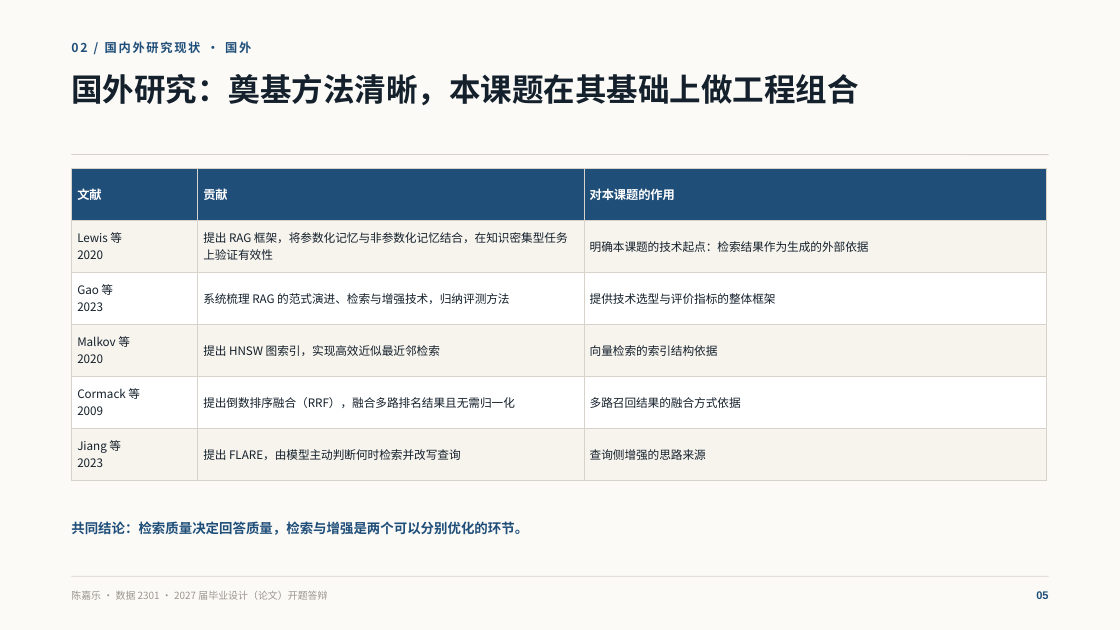
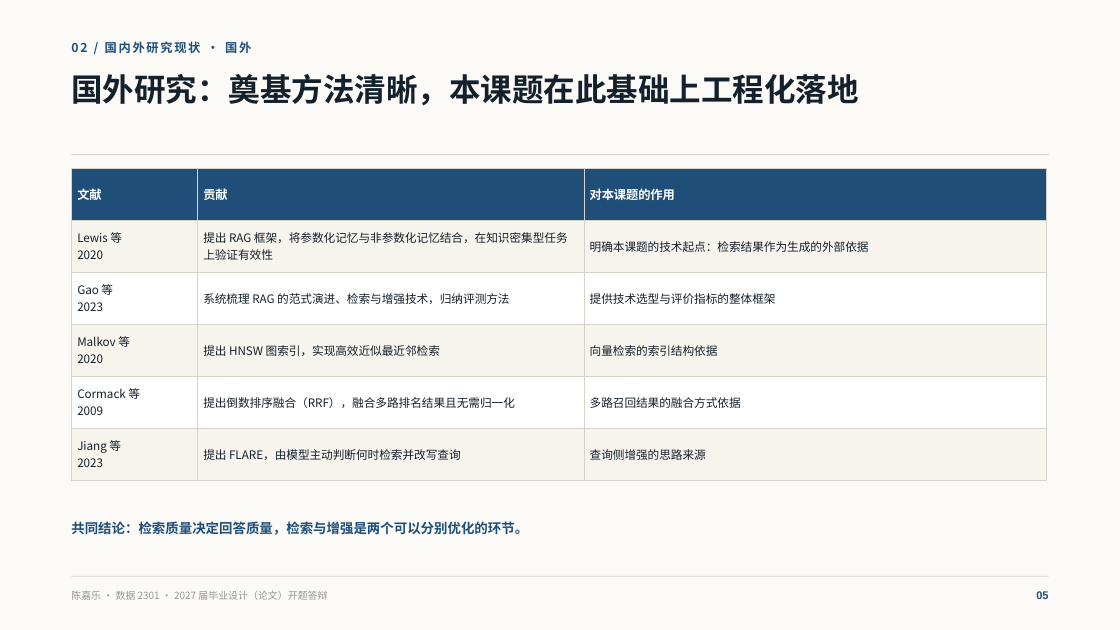
Before and after one commit to CJLOdyssey/ragbase, a slide deck: slide 5 of 开题答辩PPT_陈嘉乐.pptx. Drawn at 1120x630 pixels with LibreOffice and Linux fonts; fonts in the diff are those of the drawing. Boxes give left, top, right and bottom in pixels: in the first picture for what was removed or moved away, otherwise in the second. Text is boxed around its words. In the diff, an @@ line names an element or a change of style, - is before the commit and + after.

```diff
--- a/开题答辩PPT_陈嘉乐.pptx
+++ b/开题答辩PPT_陈嘉乐.pptx
@@ text at bbox=[71, 74, 859, 105]: text changed @@
-国外研究：奠基方法清晰，本课题在其基础上做工程组合
+国外研究：奠基方法清晰，本课题在此基础上工程化落地
```
Also in this commit, not shown: 8 other slides changed.
